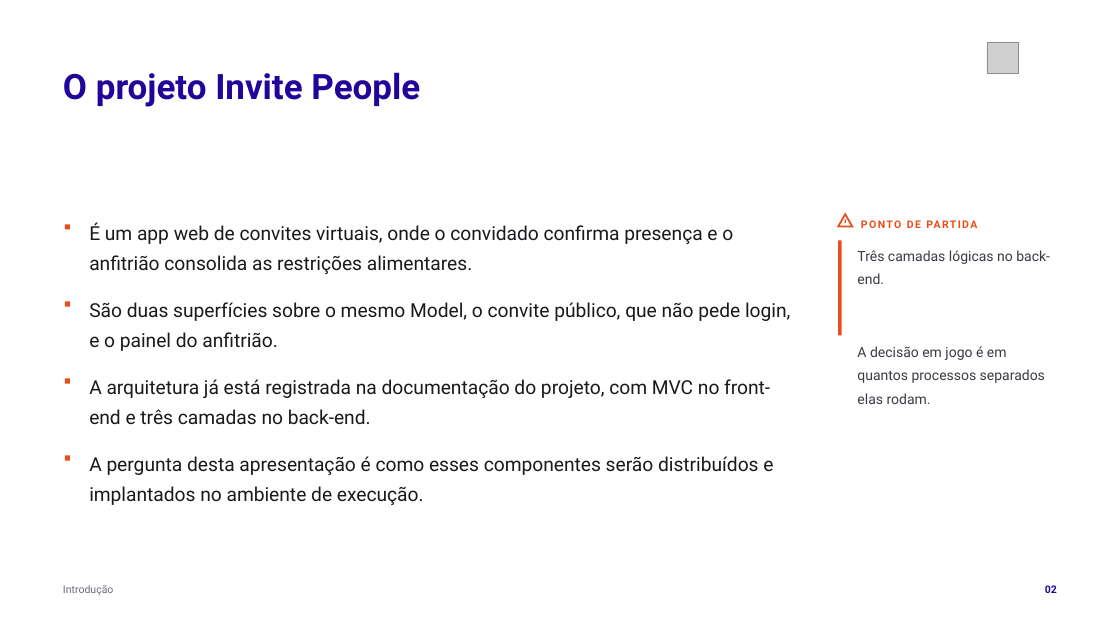
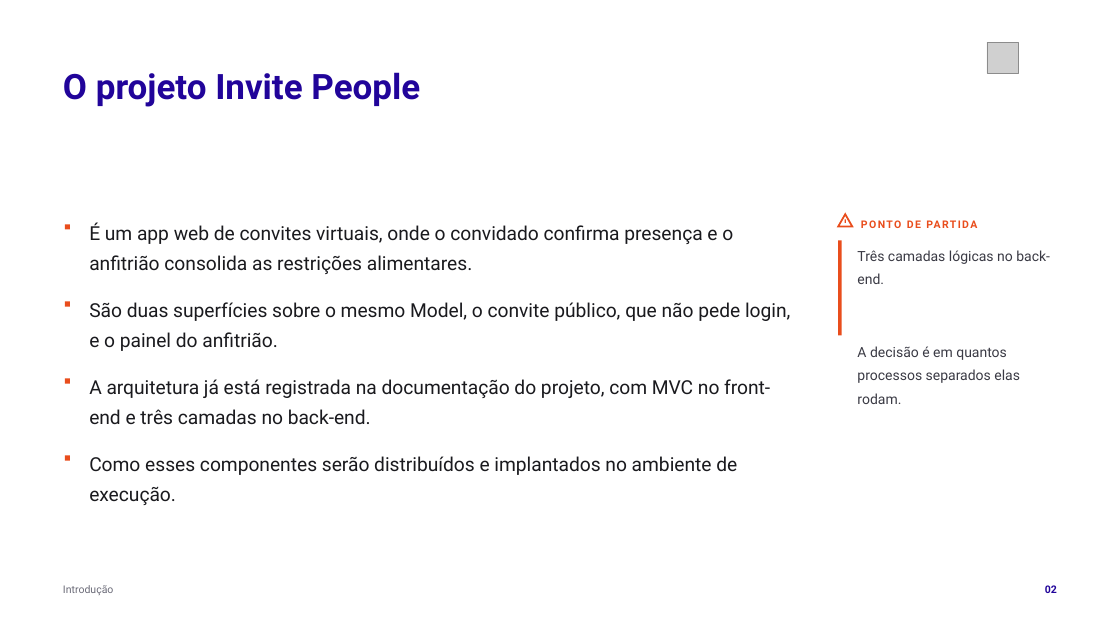
Before and after one commit to tcpassos/invite-app, a slide deck: slide 2 of trabalhos/T1-Docker-Invite-People.pptx. Drawn at 1120x630 pixels with LibreOffice and Linux fonts; fonts in the diff are those of the drawing; grey boxes stand for pictures. Boxes give left, top, right and bottom in pixels: in the first picture for what was removed or moved away, otherwise in the second. Text is boxed around its words. In the diff, an @@ line names an element or a change of style, - is before the commit and + after.

```diff
--- a/trabalhos/T1-Docker-Invite-People.pptx
+++ b/trabalhos/T1-Docker-Invite-People.pptx
@@ text at (857, 346, 1020, 383): text changed @@
-A decisão em jogo é em quantos processos separados elas rodam.
+A decisão é em quantos processos separados elas rodam.
@@ text at (89, 456, 712, 505): text changed @@
-A pergunta desta apresentação é como esses componentes serão distribuídos e implantados no ambiente de execução.
+Como esses componentes serão distribuídos e implantados no ambiente de execução.
```
Also in this commit, not shown: 20 other slides changed, 20 other files.
